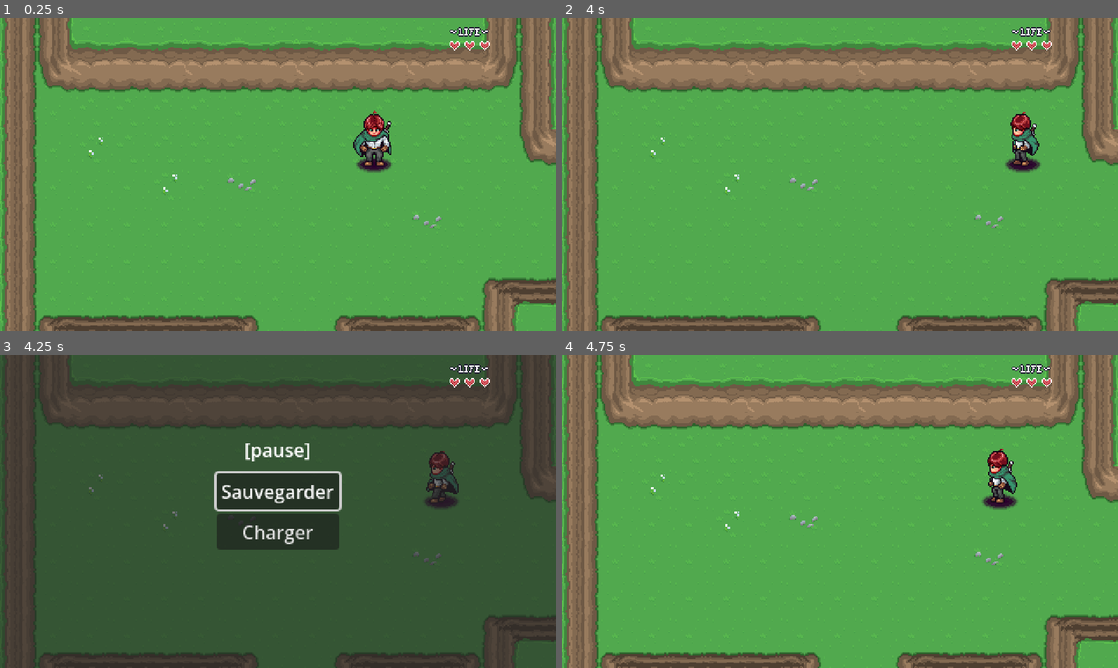
Above: before the commit, frames 1-4 (two rows, left to right).
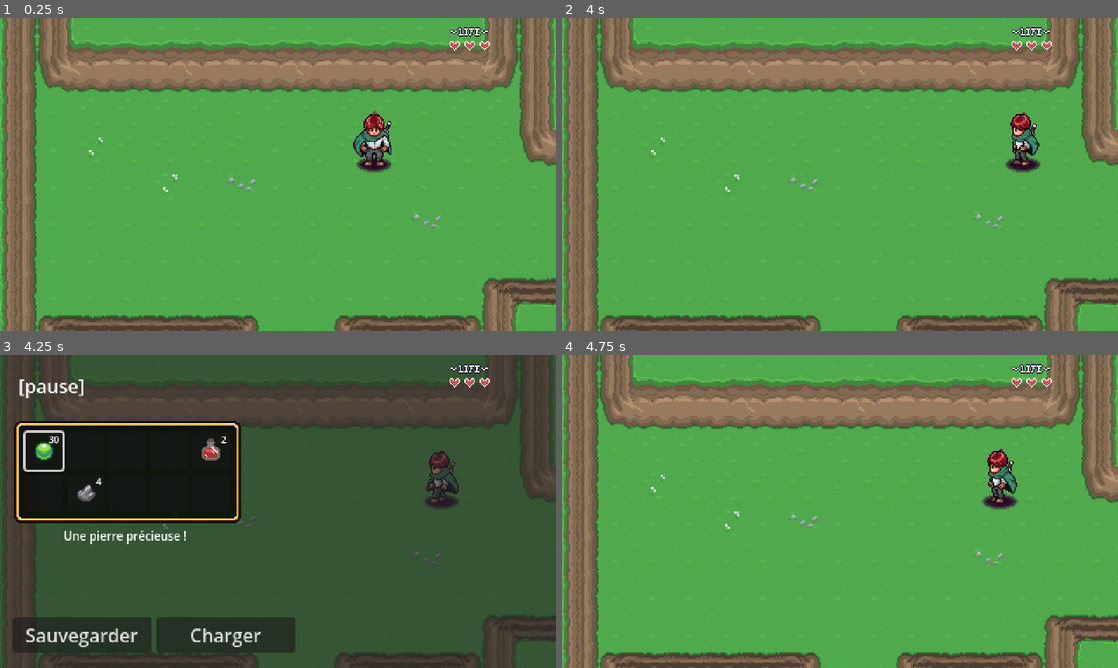
Above: after the commit, the same moments.

Repository: egosselin-projects/zelda-like
Game: Godot game, scene res://Levels/Area01/01.tscn
Two runs of this game, one before a commit and one after it. Both use one fixed random seed, a clock stepped at 60 frames per second and the inputs below.
Inputs:
- Up to frame 1 (0.25 s): no input
- Up to frame 2 (4 s): tap Enter at 0.5 s; hold Right (right) 0.53-1.28 s; hold Ctrl (attack) 0.53-1.28 s; hold Down (down) 1.28-2.03 s; tap Ctrl (attack) at 1.35, 2.85 s; hold Right (right) 2.03-2.78 s; hold Ctrl (attack) 2.03-2.78 s; hold Up (up) 2.78-3.53 s; hold Left (left) from 3.53 s (still down); hold Ctrl (attack) from 3.53 s (still down)
- Up to frame 3 (4.25 s): keep holding Left (left); keep holding Ctrl (attack); tap Escape (pause) at 4.15 s
- Up to frame 4 (4.75 s): release Left (left) at 4.25 s; release Ctrl (attack) at 4.25 s; click "Sauvegarder" at 4.25 s

Frames 1-2 are identical in both runs. In frame 3, 24% of the frame differs, in the area x 2-62%, y 7-96%; in frame 4, nothing differs.

Commit message:
tuto 16 - ajout du systeme d'inventaire

Diff:
--- /dev/null
+++ b/GUI/pause_menu/inventory/inventory_slot.tscn
@@ -0,0 +1,29 @@
+[gd_scene format=3 uid="uid://c1kqyt0qpwet1"]
+
+[ext_resource type="Script" uid="uid://cqlsocxnpyvon" path="res://GUI/pause_menu/inventory/scripts/inventory_slot_ui.gd" id="1_d72hl"]
+[ext_resource type="Texture2D" uid="uid://cl5jx4axt8lb1" path="res://Items/sprites/items.png" id="1_eqhwg"]
+
+[sub_resource type="AtlasTexture" id="AtlasTexture_jbh2q"]
+atlas = ExtResource("1_eqhwg")
+region = Rect2(0, 0, 32, 32)
+
+[node name="InventorySlot" type="Button" unique_id=1652412680]
+custom_minimum_size = Vector2(32, 32)
+offset_right = 32.0
+offset_bottom = 32.0
+script = ExtResource("1_d72hl")
+
+[node name="TextureRect" type="TextureRect" parent="." unique_id=850459940]
+layout_mode = 0
+offset_right = 32.0
+offset_bottom = 32.0
+texture = SubResource("AtlasTexture_jbh2q")
+stretch_mode = 3
+
+[node name="Label" type="Label" parent="." unique_id=1171318999]
+layout_mode = 0
+offset_right = 30.0
+offset_bottom = 13.0
+theme_override_font_sizes/font_size = 8
+text = "99"
+horizontal_alignment = 2
--- /dev/null
+++ b/GUI/pause_menu/inventory/player_inventory.tres
@@ -0,0 +1,30 @@
+[gd_resource type="Resource" script_class="InventoryData" format=3 uid="uid://cw6owtrlxfcoc"]
+
+[ext_resource type="Script" uid="uid://dh1d2jp6daego" path="res://GUI/pause_menu/inventory/scripts/inventory_data.gd" id="1_x61lb"]
+[ext_resource type="Script" uid="uid://u5qpgk22dpk1" path="res://GUI/pause_menu/inventory/scripts/slot_data.gd" id="2_1btyl"]
+[ext_resource type="Resource" uid="uid://b4y6nct3hliab" path="res://Items/gem.tres" id="3_1btyl"]
+[ext_resource type="Resource" uid="uid://cbx6f7pglnj8d" path="res://Items/potion.tres" id="4_6kbrr"]
+[ext_resource type="Resource" uid="uid://y22bcg5lnkol" path="res://Items/stone.tres" id="5_d33ra"]
+
+[sub_resource type="Resource" id="Resource_oghrr"]
+script = ExtResource("2_1btyl")
+item_data = ExtResource("3_1btyl")
+quantity = 30
+metadata/_custom_type_script = "uid://u5qpgk22dpk1"
+
+[sub_resource type="Resource" id="Resource_1btyl"]
+script = ExtResource("2_1btyl")
+item_data = ExtResource("4_6kbrr")
+quantity = 2
+metadata/_custom_type_script = "uid://u5qpgk22dpk1"
+
+[sub_resource type="Resource" id="Resource_d33ra"]
+script = ExtResource("2_1btyl")
+item_data = ExtResource("5_d33ra")
+quantity = 4
+metadata/_custom_type_script = "uid://u5qpgk22dpk1"
+
+[resource]
+script = ExtResource("1_x61lb")
+slots = Array[ExtResource("2_1btyl")]([SubResource("Resource_oghrr"), null, null, null, SubResource("Resource_1btyl"), null, SubResource("Resource_d33ra"), null, null, null])
+metadata/_custom_type_script = "uid://dh1d2jp6daego"
--- /dev/null
+++ b/GUI/pause_menu/inventory/scripts/inventory_data.gd
@@ -0,0 +1,7 @@
+class_name InventoryData extends Resource
+
+@export var slots: Array[SlotData]
+
+
+func add_item() -> void:
+	pass
--- /dev/null
+++ b/GUI/pause_menu/inventory/scripts/inventory_slot_ui.gd
@@ -0,0 +1,34 @@
+class_name InventorySlotUI extends Button
+
+var slot_data: SlotData: set = set_slot_data
+
+@onready var texture_rect: TextureRect = $TextureRect
+@onready var label: Label = $Label
+
+
+func _ready() -> void:
+	texture_rect.texture = null
+	label.text = ""
+	focus_entered.connect(item_focused)
+	focus_exited.connect(item_unfocus)
+
+
+func set_slot_data(value: SlotData) -> void:
+	slot_data = value
+
+	if slot_data == null:
+		return
+
+	texture_rect.texture = slot_data.item_data.texture
+	label.text = str(slot_data.quantity)
+
+
+func item_focused() -> void:
+	if slot_data != null:
+		if slot_data.item_data != null:
+			PauseMenu.update_item_description(slot_data.item_data.description)
+	pass
+
+func item_unfocus() -> void:
+	PauseMenu.update_item_description("")
+	pass
--- /dev/null
+++ b/GUI/pause_menu/inventory/scripts/inventory_ui.gd
@@ -0,0 +1,25 @@
+class_name InventoryUI extends Control
+
+const INVENTORY_SLOT = preload("res://GUI/pause_menu/inventory/inventory_slot.tscn")
+
+@export var data : InventoryData
+
+func _ready() -> void:
+	PauseMenu.shown.connect(update_inventory)
+	PauseMenu.hidden.connect(clear_inventory)
+	clear_inventory()
+	pass
+
+
+func clear_inventory() -> void:
+	for node in get_children():
+		node.queue_free()
+
+
+func update_inventory() -> void:
+	for slot in data.slots:
+		var new_slot = INVENTORY_SLOT.instantiate()
+		add_child(new_slot)
+		new_slot.slot_data = slot
+
+	get_child(0).grab_focus()
--- /dev/null
+++ b/GUI/pause_menu/inventory/scripts/slot_data.gd
@@ -0,0 +1,4 @@
+class_name SlotData extends Resource
+
+@export var item_data: ItemData
+@export var quantity: int = 0
--- a/GUI/pause_menu/pause_menu.gd
+++ b/GUI/pause_menu/pause_menu.gd
@@ -1,7 +1,11 @@
 extends CanvasLayer
 
-@onready var button_save: Button = $VBoxContainer/Button_Save
-@onready var button_load: Button = $VBoxContainer/Button_Load
+signal shown
+signal hidden
+
+@onready var button_save: Button = $Control/HBoxContainer/Button_Save
+@onready var button_load: Button = $Control/HBoxContainer/Button_Load
+@onready var item_description: Label = $Control/ItemDescription
 
 var is_paused: bool = false
 
@@ -28,13 +32,14 @@
 	get_tree().paused = true
 	visible = true
 	is_paused = true
-	button_save.grab_focus()
+	shown.emit()
 
 
 func hide_pause_menu() -> void:
 	get_tree().paused = false
 	visible = false
 	is_paused = false
+	hidden.emit()
 
 
 func _on_save_pressed() -> void:
@@ -54,3 +59,7 @@
 	await LevelManager.level_load_started
 	hide_pause_menu()
 	pass
+
+
+func update_item_description(new_text: String) -> void:
+	item_description.text = new_text
--- a/GUI/pause_menu/pause_menu.tscn
+++ b/GUI/pause_menu/pause_menu.tscn
@@ -1,12 +1,40 @@
 [gd_scene format=3 uid="uid://bbla0lcmv24l4"]
 
 [ext_resource type="Script" uid="uid://ci8oklfc0egml" path="res://GUI/pause_menu/pause_menu.gd" id="1_4w82k"]
+[ext_resource type="Texture2D" uid="uid://cl5jx4axt8lb1" path="res://Items/sprites/items.png" id="2_yiq8o"]
+[ext_resource type="Script" uid="uid://bu46vlopjbnqu" path="res://GUI/pause_menu/inventory/scripts/inventory_ui.gd" id="3_36pfd"]
+[ext_resource type="PackedScene" uid="uid://c1kqyt0qpwet1" path="res://GUI/pause_menu/inventory/inventory_slot.tscn" id="3_rsqrg"]
+[ext_resource type="Resource" uid="uid://cw6owtrlxfcoc" path="res://GUI/pause_menu/inventory/player_inventory.tres" id="4_ewgu5"]
+
+[sub_resource type="AtlasTexture" id="AtlasTexture_jbh2q"]
+atlas = ExtResource("2_yiq8o")
+region = Rect2(96, 0, 32, 32)
+
+[sub_resource type="StyleBoxTexture" id="StyleBoxTexture_qpp62"]
+content_margin_left = 10.0
+content_margin_top = 10.0
+content_margin_right = 10.0
+content_margin_bottom = 10.0
+texture = SubResource("AtlasTexture_jbh2q")
+texture_margin_left = 14.0
+texture_margin_top = 14.0
+texture_margin_right = 14.0
+texture_margin_bottom = 14.0
 
 [node name="PauseMenu" type="CanvasLayer" unique_id=1663834366]
 process_mode = 3
 script = ExtResource("1_4w82k")
 
-[node name="ColorRect" type="ColorRect" parent="." unique_id=1794870188]
+[node name="Control" type="Control" parent="." unique_id=1367998840]
+layout_mode = 3
+anchors_preset = 15
+anchor_right = 1.0
+anchor_bottom = 1.0
+grow_horizontal = 2
+grow_vertical = 2
+
+[node name="ColorRect" type="ColorRect" parent="Control" unique_id=1794870188]
+layout_mode = 1
 anchors_preset = 15
 anchor_right = 1.0
 anchor_bottom = 1.0
@@ -14,34 +42,82 @@
 grow_vertical = 2
 color = Color(0.14509805, 0.14509805, 0.14509805, 0.63529414)
 
-[node name="VBoxContainer" type="VBoxContainer" parent="." unique_id=1200196193]
+[node name="Label" type="Label" parent="Control" unique_id=1526336635]
+layout_mode = 1
+anchors_preset = 5
+anchor_left = 0.5
+anchor_right = 0.5
+offset_left = -224.0
+offset_top = 15.0
+offset_right = -167.0
+offset_bottom = 38.0
+grow_horizontal = 2
+text = "[pause]"
+
+[node name="PanelContainer" type="PanelContainer" parent="Control" unique_id=1837681602]
+layout_mode = 0
+offset_left = 12.0
+offset_top = 57.0
+offset_right = 208.0
+offset_bottom = 145.0
+theme_override_styles/panel = SubResource("StyleBoxTexture_qpp62")
+
+[node name="GridContainer" type="GridContainer" parent="Control/PanelContainer" unique_id=804189900]
+layout_mode = 2
+columns = 5
+script = ExtResource("3_36pfd")
+data = ExtResource("4_ewgu5")
+
+[node name="InventorySlot" parent="Control/PanelContainer/GridContainer" unique_id=1652412680 instance=ExtResource("3_rsqrg")]
+layout_mode = 2
+
+[node name="InventorySlot2" parent="Control/PanelContainer/GridContainer" unique_id=579107962 instance=ExtResource("3_rsqrg")]
+layout_mode = 2
+
+[node name="InventorySlot3" parent="Control/PanelContainer/GridContainer" unique_id=722708321 instance=ExtResource("3_rsqrg")]
+layout_mode = 2
+
+[node name="InventorySlot4" parent="Control/PanelContainer/GridContainer" unique_id=1541131353 instance=ExtResource("3_rsqrg")]
+layout_mode = 2
+
+[node name="InventorySlot5" parent="Control/PanelContainer/GridContainer" unique_id=1555041875 instance=ExtResource("3_rsqrg")]
+layout_mode = 2
+
+[node name="InventorySlot6" parent="Control/PanelContainer/GridContainer" unique_id=1091746128 instance=ExtResource("3_rsqrg")]
+layout_mode = 2
+
+[node name="ItemDescription" type="Label" parent="Control" unique_id=84465402]
+custom_maximum_size = Vector2(180, 50)
+layout_mode = 0
+offset_left = 19.0
+offset_top = 149.0
+offset_right = 199.0
+offset_bottom = 199.0
+theme_override_font_sizes/font_size = 10
+text = "Texte description avec un texte super long"
+horizontal_alignment = 1
+autowrap_mode = 2
+
+[node name="HBoxContainer" type="HBoxContainer" parent="Control" unique_id=1660398386]
+layout_mode = 1
 anchors_preset = 8
 anchor_left = 0.5
 anchor_top = 0.5
 anchor_right = 0.5
 anchor_bottom = 0.5
-offset_left = -53.0
-offset_top = -33.0
-offset_right = 53.0
-offset_bottom = 33.0
+offset_left = -229.0
+offset_top = 91.0
+offset_right = 15.0
+offset_bottom = 122.0
 grow_horizontal = 2
 grow_vertical = 2
 
-[node name="Button_Save" type="Button" parent="VBoxContainer" unique_id=2057439016]
+[node name="Button_Save" type="Button" parent="Control/HBoxContainer" unique_id=2057439016]
+custom_minimum_size = Vector2(120, 0)
 layout_mode = 2
 text = "Sauvegarder"
 
-[node name="Button_Load" type="Button" parent="VBoxContainer" unique_id=473045267]
+[node name="Button_Load" type="Button" parent="Control/HBoxContainer" unique_id=473045267]
+custom_minimum_size = Vector2(120, 0)
 layout_mode = 2
 text = "Charger"
-
-[node name="Label" type="Label" parent="." unique_id=1526336635]
-anchors_preset = 5
-anchor_left = 0.5
-anchor_right = 0.5
-offset_left = -29.0
-offset_top = 70.0
-offset_right = 28.0
-offset_bottom = 93.0
-grow_horizontal = 2
-text = "[pause]"
--- /dev/null
+++ b/Items/gem.tres
@@ -0,0 +1,15 @@
+[gd_resource type="Resource" script_class="ItemData" format=3 uid="uid://b4y6nct3hliab"]
+
+[ext_resource type="Script" uid="uid://xd0y0lfwo5f6" path="res://Items/scripts/item_data.gd" id="1_5ujwg"]
+[ext_resource type="Texture2D" uid="uid://cl5jx4axt8lb1" path="res://Items/sprites/items.png" id="2_kvxp5"]
+
+[sub_resource type="AtlasTexture" id="AtlasTexture_5ujwg"]
+atlas = ExtResource("2_kvxp5")
+region = Rect2(0, 0, 32, 32)
+
+[resource]
+script = ExtResource("1_5ujwg")
+name = "Gemme"
+description = "Une pierre précieuse !"
+texture = SubResource("AtlasTexture_5ujwg")
+metadata/_custom_type_script = "uid://xd0y0lfwo5f6"
--- /dev/null
+++ b/Items/potion.tres
@@ -0,0 +1,15 @@
+[gd_resource type="Resource" script_class="ItemData" format=3 uid="uid://cbx6f7pglnj8d"]
+
+[ext_resource type="Script" uid="uid://xd0y0lfwo5f6" path="res://Items/scripts/item_data.gd" id="1_hw0jr"]
+[ext_resource type="Texture2D" uid="uid://cl5jx4axt8lb1" path="res://Items/sprites/items.png" id="2_5vqjr"]
+
+[sub_resource type="AtlasTexture" id="AtlasTexture_kvxp5"]
+atlas = ExtResource("2_5vqjr")
+region = Rect2(32, 0, 32, 32)
+
+[resource]
+script = ExtResource("1_hw0jr")
+name = "Potion"
+description = "Boire cette potion rouge suspecte vous fait réccupérer des points de vie."
+texture = SubResource("AtlasTexture_kvxp5")
+metadata/_custom_type_script = "uid://xd0y0lfwo5f6"
--- /dev/null
+++ b/Items/scripts/item_data.gd
@@ -0,0 +1,5 @@
+class_name ItemData extends Resource
+
+@export var name: String = ""
+@export_multiline var description: String = ""
+@export var texture: Texture2D
--- /dev/null
+++ b/Items/stone.tres
@@ -0,0 +1,15 @@
+[gd_resource type="Resource" script_class="ItemData" format=3 uid="uid://y22bcg5lnkol"]
+
+[ext_resource type="Script" uid="uid://xd0y0lfwo5f6" path="res://Items/scripts/item_data.gd" id="1_mndqm"]
+[ext_resource type="Texture2D" uid="uid://cl5jx4axt8lb1" path="res://Items/sprites/items.png" id="2_6sq6v"]
+
+[sub_resource type="AtlasTexture" id="AtlasTexture_5vqjr"]
+atlas = ExtResource("2_6sq6v")
+region = Rect2(64, 0, 32, 32)
+
+[resource]
+script = ExtResource("1_mndqm")
+name = "Pierre"
+description = "Qui n'aime pas collectionner des cailloux ?"
+texture = SubResource("AtlasTexture_5vqjr")
+metadata/_custom_type_script = "uid://xd0y0lfwo5f6"
Not shown, added: GUI/pause_menu/inventory/scripts/inventory_data.gd.uid
Not shown, added: GUI/pause_menu/inventory/scripts/inventory_slot_ui.gd.uid
Not shown, added: GUI/pause_menu/inventory/scripts/inventory_ui.gd.uid
Not shown, added: GUI/pause_menu/inventory/scripts/slot_data.gd.uid
Not shown, added: Items/scripts/item_data.gd.uid
Binary file added: Items/sprites/items.png
Not shown, added: Items/sprites/items.png.import
